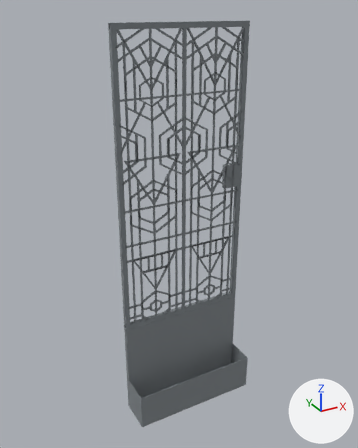
A saved change to the OBJ model Modelo_02-Grade.obj.
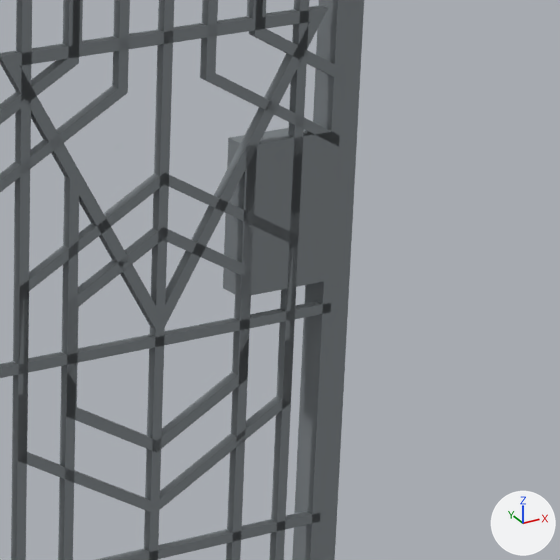
Old and new are each drawn whole from a 50 mm lens placed at (-0.948, -2.214, 2.474), pointed at (0.366, 0.174, 1.279) and again close up on the part from 53% to 76% of the width and 32% to 51% of the height. Lighting does not change. The marker at lower right points along +X, +Y and +Z. Where no turn or scale is listed for an object, it has been applied to the vertices. Vertices at the same position are counted once.

Before the edit, the objects in view are built like this:
```python
me_modelo_02_grade = bpy.data.meshes.new('Modelo_02-Grade')
me_modelo_02_grade.from_pydata(...)  # 1165 vertices, 1207 faces; spans x 0.0..0.82, y 0.0..0.22, z 0.0..2.4
me_modelo_02_grade.materials.append(mat_ral_7016)  # grey #81878b
ob_modelo_02_grade = bpy.data.objects.new('Modelo_02-Grade', me_modelo_02_grade)
ob_modelo_02_grade.location = (0.0, 0.0, 0.0)
```
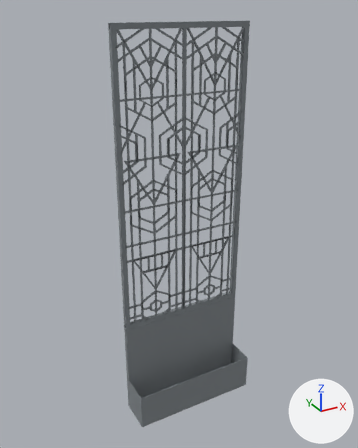
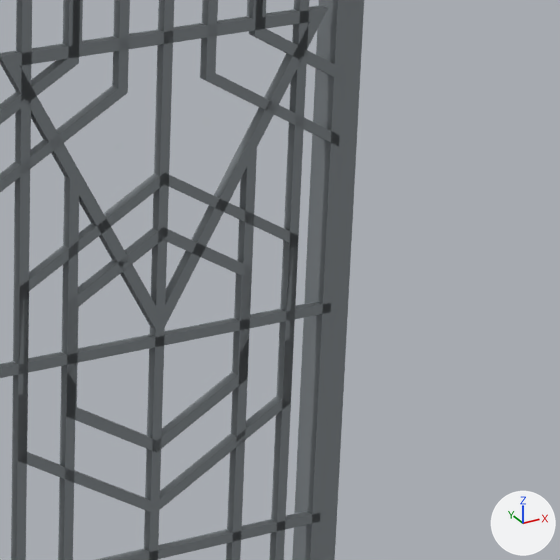
What the commit changed:
me_modelo_02_grade has 1165 vertices, 1207 faces and spans x 0.0..0.82, y 0.0..0.22, z 0.0..2.4.
me_modelo_02_grade is used by ob_modelo_02_grade.
me_modelo_02_grade part 1: the loose piece of 8 vertices spanning x 0.7..0.79, y 0.19..0.22, z 1.44..1.59 is deleted.

Changed parts and their boxes (x1, y1, x2, y2) in the close-ups (560 x 560 px):
part 1 of me_modelo_02_grade, deleted: before (223, 128, 331, 298)
